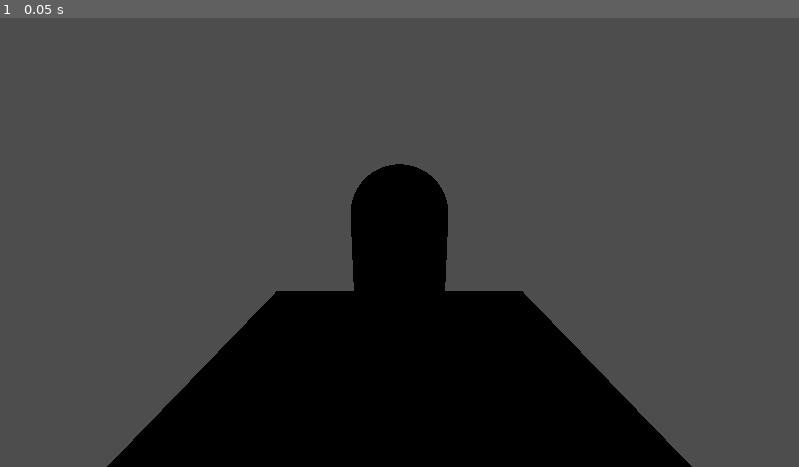
Above: before the commit, frame 1.
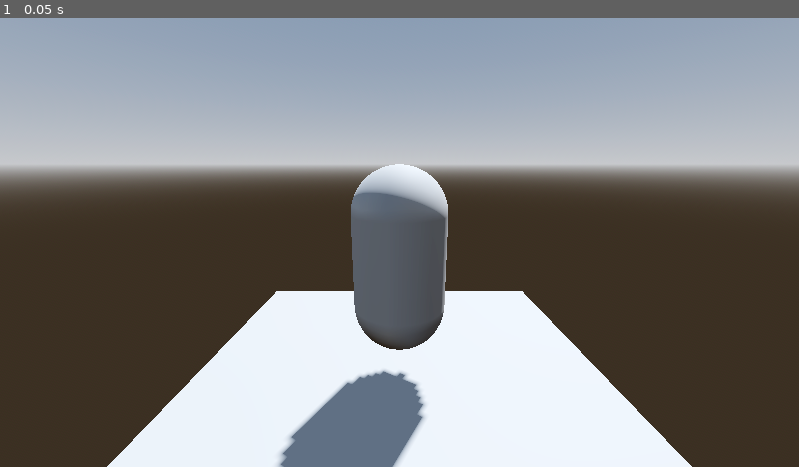
Above: after the commit, the same moment.

Repository: ChWh2/Thailand-Horror-Jam-2024
Game: Godot game, scene res://Scenes/main.tscn
The game is run twice, just before and just after one commit, with the same random seed, the same clock (stepped at 60 frames per second) and the same inputs. The project has no main scene, so this scene is started directly.
Inputs:
- Up to frame 1 (0.05 s): no input

The runs differ from the first frame. In frame 1, 97% of the frame differs, in the area x 0-100%, y 0-100%.

Commit message:
Added Environment

Diff:
--- a/Scenes/main.tscn
+++ b/Scenes/main.tscn
@@ -1,8 +1,28 @@
-[gd_scene load_steps=2 format=3 uid="uid://c7eptdfi8dxkx"]
+[gd_scene load_steps=5 format=3 uid="uid://c7eptdfi8dxkx"]
 
 [ext_resource type="PackedScene" uid="uid://chjq0e1hhhrvl" path="res://Scenes/Player.tscn" id="1_v5ayn"]
 
+[sub_resource type="ProceduralSkyMaterial" id="ProceduralSkyMaterial_5yu82"]
+sky_horizon_color = Color(0.64625, 0.65575, 0.67075, 1)
+ground_horizon_color = Color(0.64625, 0.65575, 0.67075, 1)
+
+[sub_resource type="Sky" id="Sky_7c7us"]
+sky_material = SubResource("ProceduralSkyMaterial_5yu82")
+
+[sub_resource type="Environment" id="Environment_ym72d"]
+background_mode = 2
+sky = SubResource("Sky_7c7us")
+tonemap_mode = 2
+glow_enabled = true
+
 [node name="Main" type="Node3D"]
+
+[node name="WorldEnvironment" type="WorldEnvironment" parent="."]
+environment = SubResource("Environment_ym72d")
+
+[node name="DirectionalLight3D" type="DirectionalLight3D" parent="."]
+transform = Transform3D(-0.866025, -0.433013, 0.25, 0, 0.5, 0.866025, -0.5, 0.75, -0.433013, 0, 0, 0)
+shadow_enabled = true
 
 [node name="Player" parent="." instance=ExtResource("1_v5ayn")]
 
